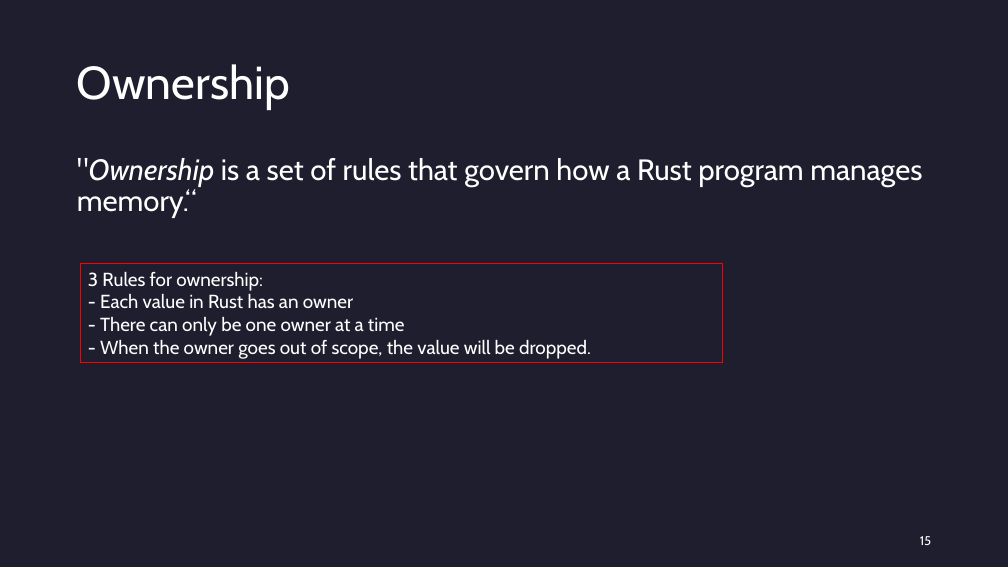
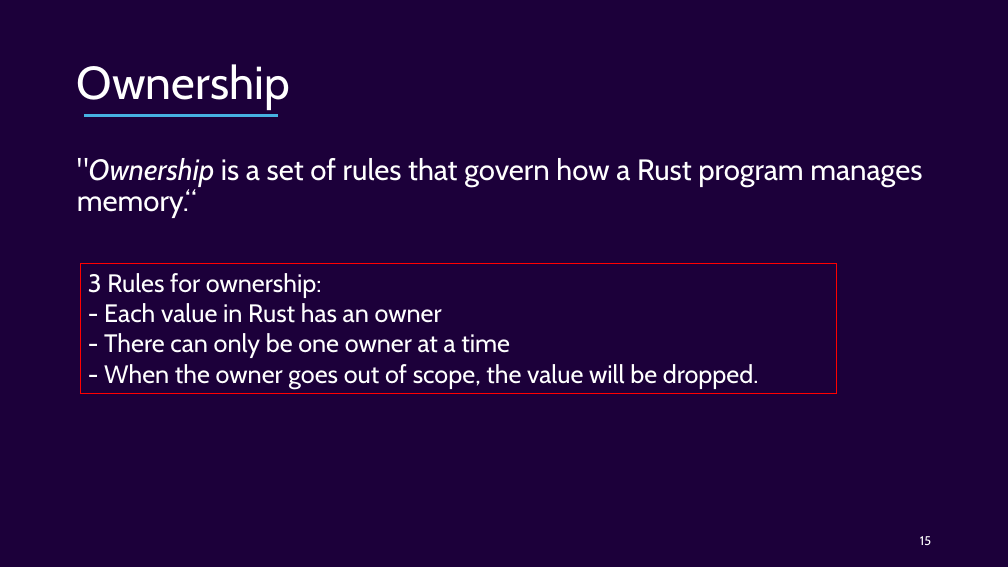
Before and after one commit to Ordina-Group/pythoneers-rust-workshop, a slide deck: slide 15 of Rust.pptx. Drawn at 1008x567 pixels with LibreOffice and Linux fonts; fonts in the diff are those of the drawing. Boxes give left, top, right and bottom in pixels: in the first picture for what was removed or moved away, otherwise in the second. Text is boxed around its words. In the diff, an @@ line names an element or a change of style, - is before the commit and + after.

```diff
--- a/Rust.pptx
+++ b/Rust.pptx
@@ background #1E1E2E to #1C003A @@
@@ line added from (84, 116) to (278, 116), #46B1E1 2.25 pt @@
@@ rectangle "3 Rules for ownership:": place and size @@
-rectangle "3 Rules for ownership:" at (80,264,723,363)
+rectangle "3 Rules for ownership:" at (80,264,836,394)
@@ rectangle "3 Rules for ownership:" at (80,264,836,394): size 18 to 24 pt @@
```
Also in this commit, not shown: 22 other slides changed, 17 slides added, 2 slides removed.
